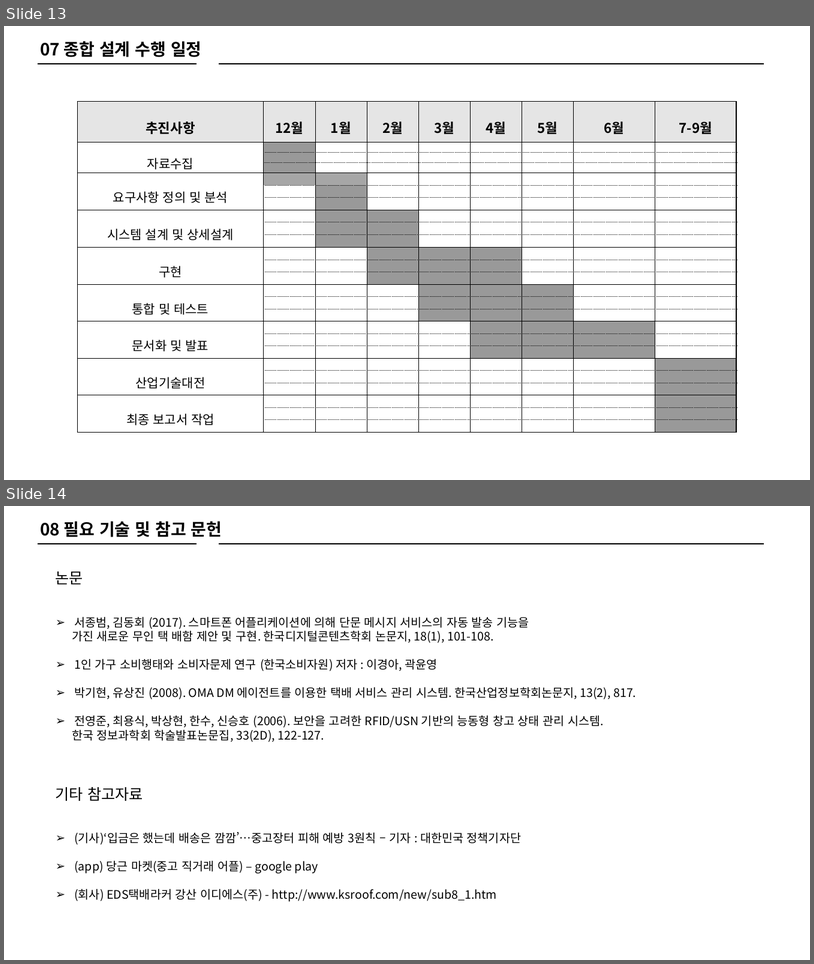
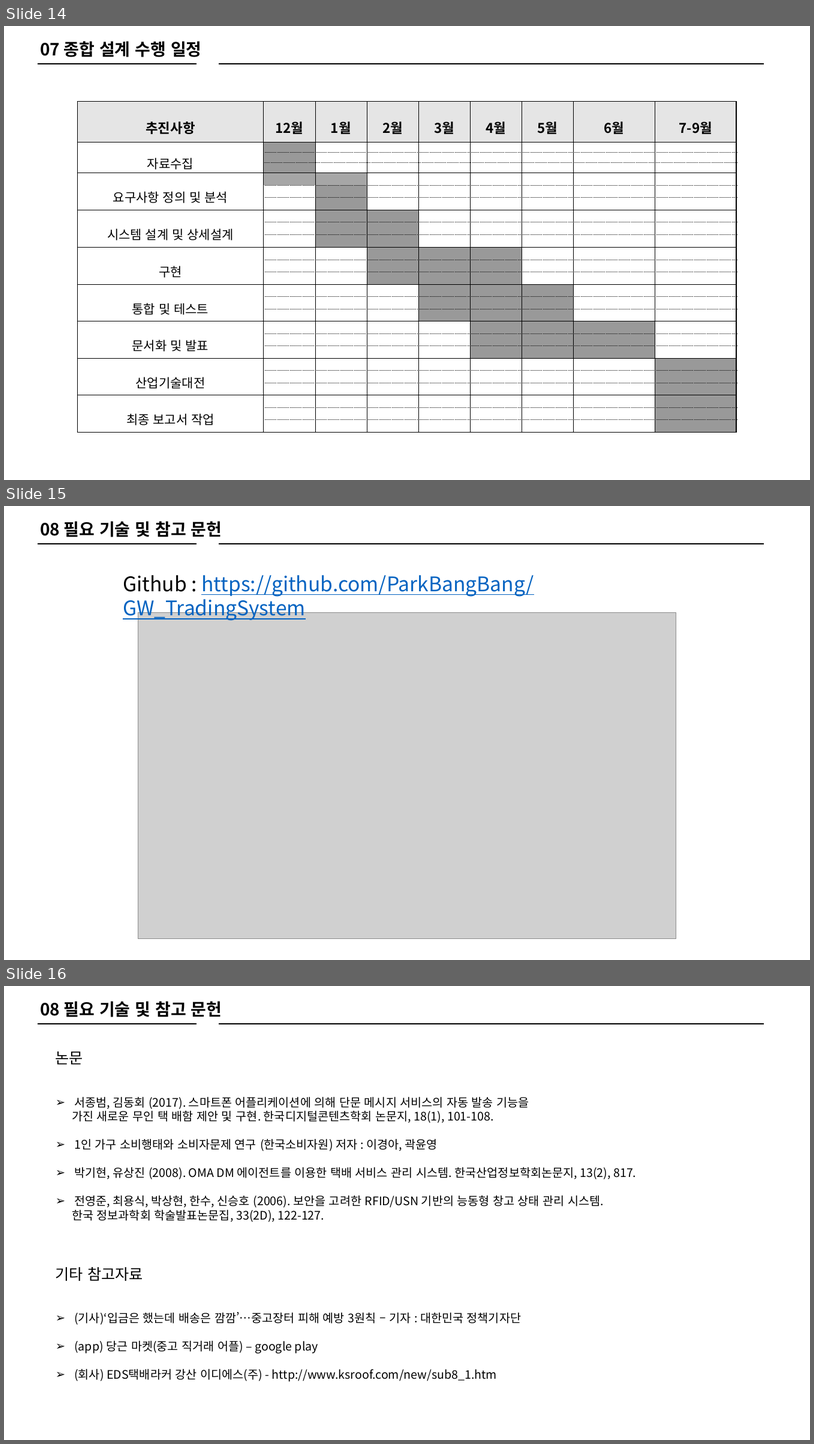
Before and after one commit to ParkBangBang/GW_TradingSystem, a slide deck: 종합설계계획서_박병현,장태홍,백승제.pptx. Shown one above the other, each under a label of ours: slides 13 and 14 before the commit, slides 14, 15 and 16 after it. The pictures are 814x964 and 814x1444 pixels, drawn with LibreOffice and Linux fonts; fonts in the diff are those of the drawing; grey boxes stand for pictures. Boxes give left, top, right and bottom in pixels: in the first picture for what was removed or moved away, otherwise in the second. Text is boxed around its words. In the diff, an @@ line names an element or a change of style, - is before the commit and + after.

```diff
--- a/종합설계계획서_박병현,장태홍,백승제.pptx
+++ b/종합설계계획서_박병현,장태홍,백승제.pptx
@@ slide 15 added at (4,506,810,960), background #FFFFFF @@
@@ text added at (40,521,222,537), 20 pt, text #000000, bold @@
+08 필요 기술 및 참고 문헌
@@ line added from (38, 544) to (197, 544), #000000 1.5 pt @@
@@ line added from (219, 544) to (764, 544), #000000 1.5 pt @@
@@ text added at (123,575,534,621), 24 pt, text #0563C1, underline @@
+Github : https://github.com/ParkBangBang/GW_TradingSystem
@@ picture added at (138,612,676,939) @@
@@ what was slide 13 is now slide 14 @@
@@ what was slide 14 is now slide 16 @@
```
Also in this commit, not shown: 2 slides changed, 1 other slide added, 1 other file.
